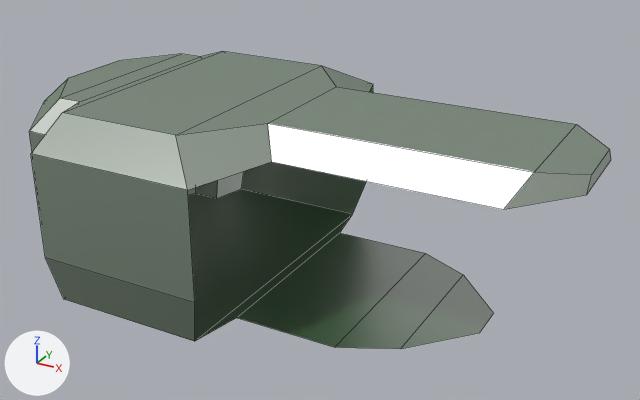
The Blender file SteamPunkMech/Assets/Own/Models/Cockpit.blend: old version first, new version second.
One viewpoint serves both versions: a camera (50 mm lens) standing at (3.98, -6.68, 4.18) and looking at (0.27, 0.06, 0.81). The axes (+X, +Y, +Z) are drawn at lower left. The lights are the same throughout. Mesh edges are drawn as thin lines.
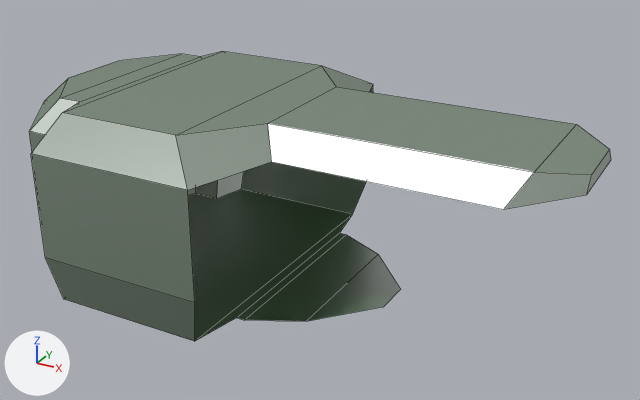
The newer file is also rescaled (x2.0), turned or shifted as a whole; pictures and numbers use the older file's frame.

Patch to the scene script:
```diff
--- a/SteamPunkMech/Assets/Own/Models/Cockpit.blend.py
+++ b/SteamPunkMech/Assets/Own/Models/Cockpit.blend.py
@@ me_plane @@
 me_plane.from_pydata(...)  # 62 vertices, 47 faces; spans x -2.59..2.8, y -1.65..1.65, z 0.0..1.75
 # used by ob_plane; location = (0.0, 0.0, 0.0)
 # before: 1 (1.0, -1.0, 0.0) at pixel (334, 347), 3 (1.0, 1.0, 0.0) at pixel (425, 253), 4 (1.5, -0.75, 0.0) at pixel (400, 348), 5 (1.5, 0.75, 0.0) at pixel (463, 274), 6 (1.5, -0.75, 0.0) at pixel (400, 348)
 # before: 7 (1.5, 0.75, 0.0) at pixel (463, 274), 8 (2.0, -0.19, 0.0) at pixel (479, 332), 9 (2.0, 0.19, 0.0) at pixel (493, 313)
+# me_plane part 1
+for i in [1, *range(3, 10)]: me_plane.vertices[i].co += Vector((-0.92, 0.0, 0.0))
 me_plane.materials.append(mat_material)
```

Pixel boxes [x1, y1, x2, y2] of what changed, in the pictures (640 x 400 px; the box of a moved part takes in the faces that stretch with it):
'Plane', reshaped
    before: [29, 51, 611, 349]
    after: [29, 51, 611, 341]
part 1 of me_plane, moved or reshaped
    before: [237, 233, 493, 349]
    after: [237, 233, 400, 321]
